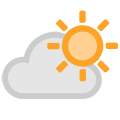
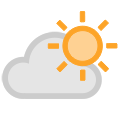
Before/after of a w=120, h=120 layered artwork. What changed in the layer stack:
pixels changed over [47, 10, 118, 82] (layer not identified)
